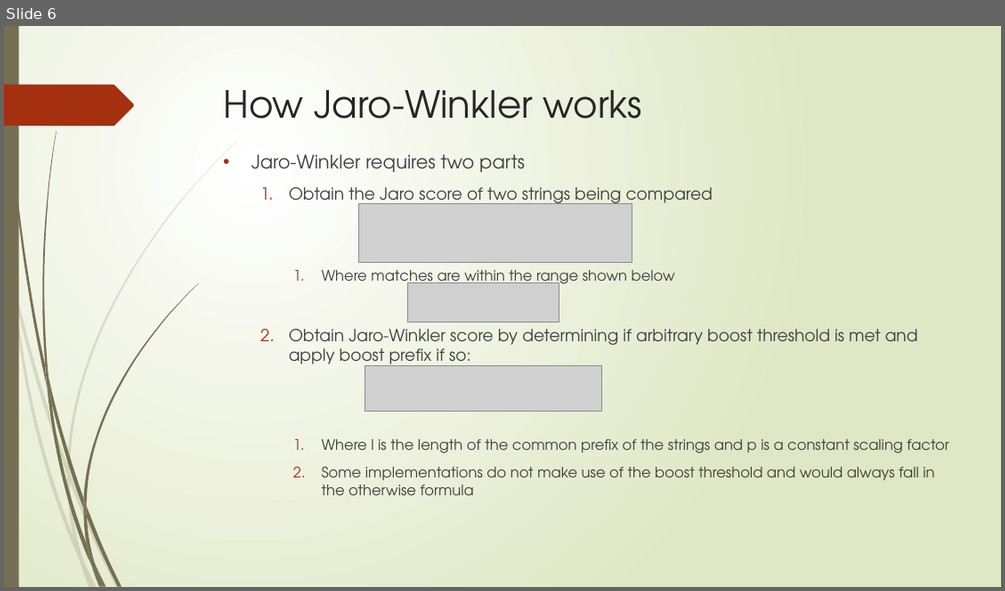
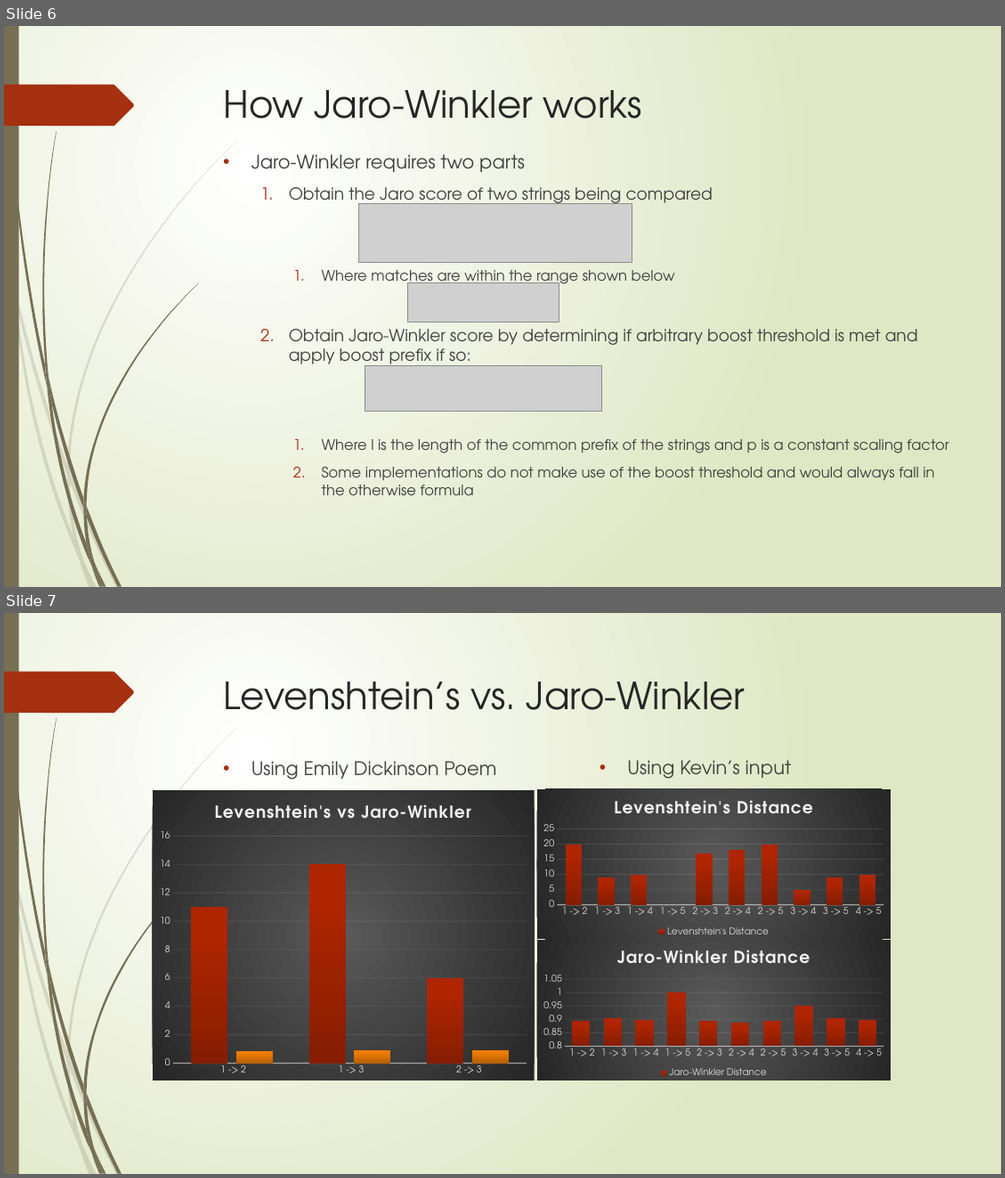
Before and after one commit to AthensStateComputerScience/DigitalHumanities, a slide deck: PowerPoint/Digital Humanities.pptx. Shown one above the other, each under a label of ours: slide 6 before the commit, slides 6 and 7 after it. The pictures are 1005x591 and 1005x1178 pixels, drawn with LibreOffice and Linux fonts; fonts in the diff are those of the drawing; grey boxes stand for pictures. Boxes give left, top, right and bottom in pixels: in the first picture for what was removed or moved away, otherwise in the second. Text is boxed around its words. In the diff, an @@ line names an element or a change of style, - is before the commit and + after.

Commit message:
updating jaro-winkler slides
updating jaro-winkler slides

```diff
--- a/PowerPoint/Digital Humanities.pptx
+++ b/PowerPoint/Digital Humanities.pptx
@@ slide 7 added at (x1=4, y1=613, x2=1001, y2=1174), background gradient #FFFFFF to #DFE8C4; not listed: 24 template elements that a slide beside it also shows @@
@@ title added at (x1=224, y1=682, x2=745, y2=710), 36 pt, text #262626 @@
+Levenshtein’s vs. Jaro-Winkler
@@ text added at (x1=251, y1=761, x2=496, y2=779), 18 pt, text #404040 @@
+• Using Emily Dickinson Poem
@@ text added at (x1=627, y1=760, x2=792, y2=779), 18 pt, text #404040 @@
+• Using Kevin’s input
@@ column chart added at (x1=152, y1=790, x2=534, y2=1080) @@
+title "Levenshtein's vs Jaro-Winkler"
+categories:  1 -> 2,  1 -> 3,  2 -> 3
+Series 1: 11, 14, 6
+Series 2: 0.8, 0.9, 0.9
@@ column chart added at (x1=536, y1=789, x2=890, y2=940) @@
+title "Levenshtein's Distance"
+categories:  1 -> 2,  1 -> 3,  1 -> 4,  1 -> 5,  2 -> 3,  2 -> 4,  2 -> 5,  3 -> 4,  3 -> 5,  4 -> 5
+Levenshtein's Distance: 20, 9, 10, 0, 17, 18, 20, 5, 9, 10
@@ column chart added at (x1=536, y1=940, x2=890, y2=1080) @@
+title "Jaro-Winkler Distance"
+categories:  1 -> 2,  1 -> 3,  1 -> 4,  1 -> 5,  2 -> 3,  2 -> 4,  2 -> 5,  3 -> 4,  3 -> 5,  4 -> 5
+Jaro-Winkler Distance: 0.9, 0.9, 0.9, 1, 0.89, 0.89, 0.9, 0.95, 0.9, 0.9
```
Also in this commit, not shown: 1 slide changed, 1 slide removed.
